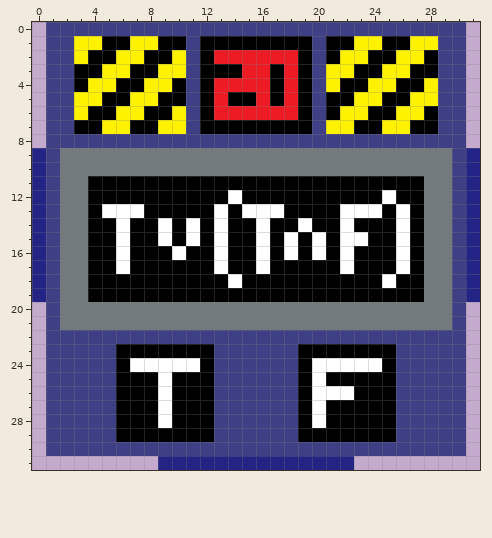
Pixel-art sprite: Icons/Logic Statement.png. Above is the file before it was changed.
The file is 32x32 pixels. Colours within 5 levels of each other are drawn and written as one.
And afterwards:
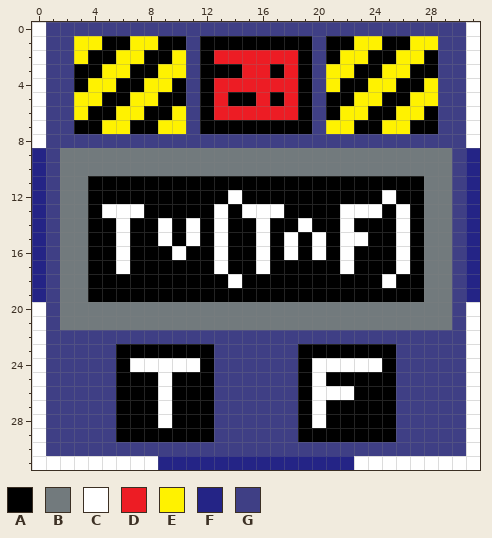
Palette (. is transparent): A #000000  B #727a7d  C #ffffff  D #ed1c24  E #fff200  F #242486  G #3f3f85
Difference:
Colour C is added in rows 0 to 8 at x 0 and 31; in rows 20 to 30 at x 0 and 31; in row 31 at x 0 to 8 and 23 to 31.
Colour D replaces colour A in row 4 at x 17.
